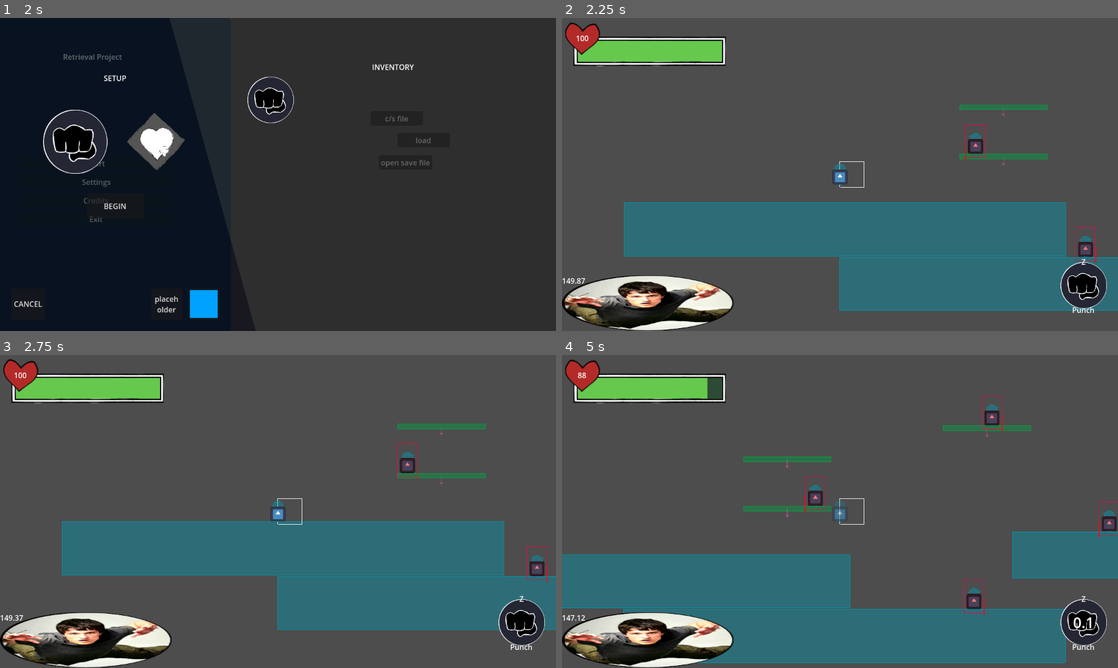
Above: before the commit, frames 1-4 (two rows, left to right).
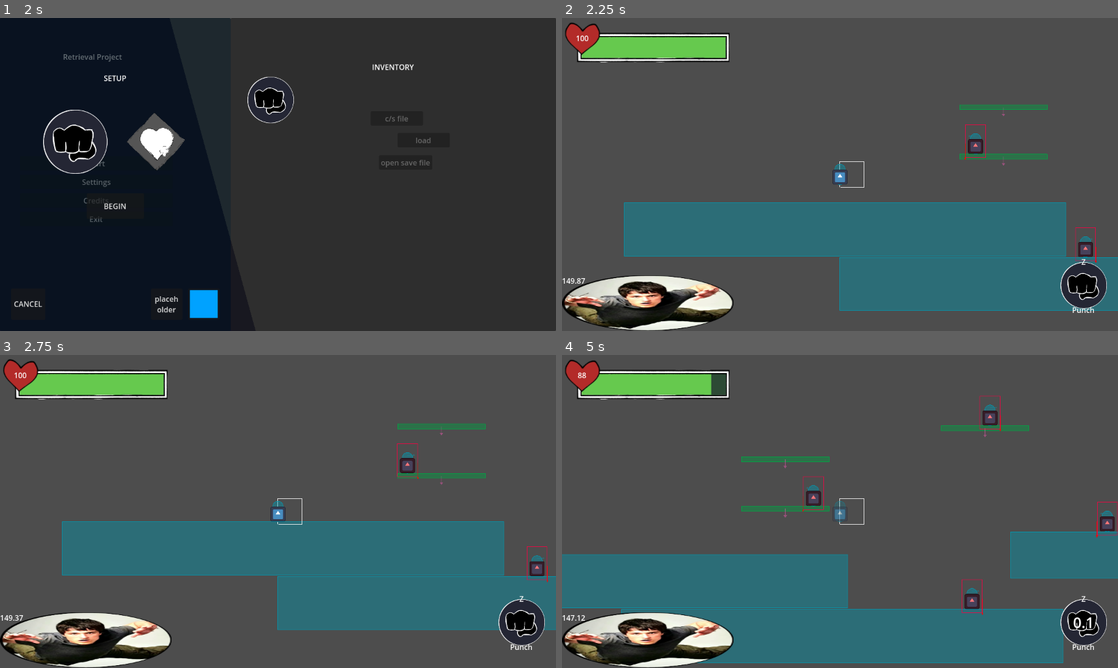
Above: after the commit, the same moments.

Repository: Normai11/gracearena
Game: Godot game, scene res://Scenes/Menus/Main/MainMenu.tscn
The game is run twice, just before and just after one commit, with the same random seed, the same clock (stepped at 60 frames per second) and the same inputs. The engine's default icon, where the game draws it, is replaced by a stand-in: a white triangle on a blue panel in a dark square.
Inputs (mouse positions are in pixels of both pictures, inside the frame that each line leads up to):
- Up to frame 1 (2 s): click "Start" at 0.5 s; click "Start" at 1.25 s
- Up to frame 2 (2.25 s): click "BEGIN" at 2 s
- Up to frame 3 (2.75 s): no input
- Up to frame 4 (5 s): click (1084, 621) at 2.75 s; tap Enter at 3.5 s; move the mouse to (962, 495) at 3.52 s; hold Shift (sprint) 3.53-4.28 s; hold Right (right) from 3.53 s (still down); tap Up (jump) at 3.77, 4.52 s; move the mouse to (728, 527) at 4.27 s; tap Z (primary) at 4.35 s; tap Shift (sprint) at 4.55 s

Frame 1 is identical in both runs. In frame 2, 1.4% of the frame differs, in the area x 2-31%, y 4-16%; in frame 3, 1.4%; in frame 4, 2.3%, in the area x 2-100%, y 4-99%.
Error before the commit: Invalid access to property or key '0' on a base object of type 'Dictionary'. (res://Scripts/Characters/player.gd:87)
Error after the commit: Invalid access to property or key '0' on a base object of type 'Dictionary'. (res://Scripts/Characters/player.gd:90)

Commit message:
new perk + inputButton fix + coyote time
this game is coming along nicely

Diff:
--- a/Scenes/Abilities/Perks/3.tscn
+++ b/Scenes/Abilities/Perks/3.tscn
@@ -5,4 +5,4 @@
 [node name="Shield" type="Node"]
 script = ExtResource("1_qrh5x")
 abilityID = 3
-cooldown = 45.0
+cooldown = 30.0
--- /dev/null
+++ b/Scenes/Abilities/Perks/5.tscn
@@ -0,0 +1,12 @@
+[gd_scene load_steps=2 format=3 uid="uid://4cup6y7e506h"]
+
+[ext_resource type="Script" uid="uid://bkd5tx18a4v1n" path="res://Scripts/Abilities/Perks/perkPanic.gd" id="1_r53xg"]
+
+[node name="PanicAttack" type="Node"]
+script = ExtResource("1_r53xg")
+boostAmt = 225.0
+abilityID = 5
+duration = 2.0
+
+[node name="durTimer" type="Timer" parent="."]
+one_shot = true
--- a/Scenes/Menus/inGame/playerGUI.tscn
+++ b/Scenes/Menus/inGame/playerGUI.tscn
@@ -83,6 +83,136 @@
 "transitions": PackedFloat32Array(1),
 "update": 0,
 "values": [Color(1, 1, 1, 1)]
+}
+
+[sub_resource type="Animation" id="Animation_e8jls"]
+resource_name = "armorBreak"
+length = 0.25
+step = 0.05
+tracks/0/type = "value"
+tracks/0/imported = false
+tracks/0/enabled = true
+tracks/0/path = NodePath("armorL:self_modulate")
+tracks/0/interp = 1
+tracks/0/loop_wrap = true
+tracks/0/keys = {
+"times": PackedFloat32Array(0, 0.25),
+"transitions": PackedFloat32Array(0.2, 1),
+"update": 0,
+"values": [Color(1, 1, 1, 1), Color(1, 1, 1, 0)]
+}
+tracks/1/type = "value"
+tracks/1/imported = false
+tracks/1/enabled = true
+tracks/1/path = NodePath("armorR:self_modulate")
+tracks/1/interp = 1
+tracks/1/loop_wrap = true
+tracks/1/keys = {
+"times": PackedFloat32Array(0, 0.25),
+"transitions": PackedFloat32Array(0.2, 1),
+"update": 0,
+"values": [Color(1, 1, 1, 1), Color(1, 1, 1, 0)]
+}
+tracks/2/type = "value"
+tracks/2/imported = false
+tracks/2/enabled = true
+tracks/2/path = NodePath("armorL:position")
+tracks/2/interp = 1
+tracks/2/loop_wrap = true
+tracks/2/keys = {
+"times": PackedFloat32Array(0, 0.25),
+"transitions": PackedFloat32Array(0.2, 1),
+"update": 0,
+"values": [Vector2(-5, -3), Vector2(-53, -3)]
+}
+tracks/3/type = "value"
+tracks/3/imported = false
+tracks/3/enabled = true
+tracks/3/path = NodePath("armorR:position")
+tracks/3/interp = 1
+tracks/3/loop_wrap = true
+tracks/3/keys = {
+"times": PackedFloat32Array(0, 0.25),
+"transitions": PackedFloat32Array(0.2, 1),
+"update": 0,
+"values": [Vector2(36, -3), Vector2(84, -3)]
+}
+tracks/4/type = "value"
+tracks/4/imported = false
+tracks/4/enabled = true
+tracks/4/path = NodePath(".:self_modulate")
+tracks/4/interp = 1
+tracks/4/loop_wrap = true
+tracks/4/keys = {
+"times": PackedFloat32Array(0, 0.6),
+"transitions": PackedFloat32Array(3.86374, 1),
+"update": 0,
+"values": [Color(1, 1, 1, 1), Color(1, 1, 1, 1)]
+}
+
+[sub_resource type="Animation" id="Animation_avm3h"]
+resource_name = "armorForm"
+length = 0.5
+step = 0.05
+tracks/0/type = "value"
+tracks/0/imported = false
+tracks/0/enabled = true
+tracks/0/path = NodePath("armorL:position")
+tracks/0/interp = 1
+tracks/0/loop_wrap = true
+tracks/0/keys = {
+"times": PackedFloat32Array(0, 0.5),
+"transitions": PackedFloat32Array(0.2, 1),
+"update": 0,
+"values": [Vector2(-53, -3), Vector2(-5, -3)]
+}
+tracks/1/type = "value"
+tracks/1/imported = false
+tracks/1/enabled = true
+tracks/1/path = NodePath("armorR:position")
+tracks/1/interp = 1
+tracks/1/loop_wrap = true
+tracks/1/keys = {
+"times": PackedFloat32Array(0, 0.5),
+"transitions": PackedFloat32Array(0.2, 1),
+"update": 0,
+"values": [Vector2(84, -3), Vector2(36, -3)]
+}
+tracks/2/type = "value"
+tracks/2/imported = false
+tracks/2/enabled = true
+tracks/2/path = NodePath("armorL:self_modulate")
+tracks/2/interp = 1
+tracks/2/loop_wrap = true
+tracks/2/keys = {
+"times": PackedFloat32Array(0, 0.2),
+"transitions": PackedFloat32Array(0.5, 1),
+"update": 0,
+"values": [Color(1, 1, 1, 0), Color(1, 1, 1, 1)]
+}
+tracks/3/type = "value"
+tracks/3/imported = false
+tracks/3/enabled = true
+tracks/3/path = NodePath("armorR:self_modulate")
+tracks/3/interp = 1
+tracks/3/loop_wrap = true
+tracks/3/keys = {
+"times": PackedFloat32Array(0, 0.2),
+"transitions": PackedFloat32Array(0.5, 1),
+"update": 0,
+"values": [Color(1, 1, 1, 0), Color(1, 1, 1, 1)]
+}
+tracks/4/type = "value"
+tracks/4/imported = false
+tracks/4/enabled = true
+tracks/4/path = NodePath(".:self_modulate")
+tracks/4/interp = 1
+tracks/4/loop_wrap = true
+tracks/4/keys = {
+"times": PackedFloat32Array(0, 0.3),
+"transitions": PackedFloat32Array(5.09824, 1),
+"update": 0,
+"values": [Color(1, 1, 1, 1), Color(1, 1, 1, 0)]
 }
 
 [sub_resource type="Animation" id="Animation_6l8oc"]
@@ -100,136 +230,6 @@
 "transitions": PackedFloat32Array(0.5, -2, 2, 0.5),
 "update": 0,
 "values": [0.0, 0.0872665, -0.0872665, 0.0]
-}
-
-[sub_resource type="Animation" id="Animation_avm3h"]
-resource_name = "armorForm"
-length = 0.5
-step = 0.05
-tracks/0/type = "value"
-tracks/0/imported = false
-tracks/0/enabled = true
-tracks/0/path = NodePath("armorL:position")
-tracks/0/interp = 1
-tracks/0/loop_wrap = true
-tracks/0/keys = {
-"times": PackedFloat32Array(0, 0.5),
-"transitions": PackedFloat32Array(0.2, 1),
-"update": 0,
-"values": [Vector2(-53, -3), Vector2(-5, -3)]
-}
-tracks/1/type = "value"
-tracks/1/imported = false
-tracks/1/enabled = true
-tracks/1/path = NodePath("armorR:position")
-tracks/1/interp = 1
-tracks/1/loop_wrap = true
-tracks/1/keys = {
-"times": PackedFloat32Array(0, 0.5),
-"transitions": PackedFloat32Array(0.2, 1),
-"update": 0,
-"values": [Vector2(84, -3), Vector2(36, -3)]
-}
-tracks/2/type = "value"
-tracks/2/imported = false
-tracks/2/enabled = true
-tracks/2/path = NodePath("armorL:self_modulate")
-tracks/2/interp = 1
-tracks/2/loop_wrap = true
-tracks/2/keys = {
-"times": PackedFloat32Array(0, 0.2),
-"transitions": PackedFloat32Array(0.5, 1),
-"update": 0,
-"values": [Color(1, 1, 1, 0), Color(1, 1, 1, 1)]
-}
-tracks/3/type = "value"
-tracks/3/imported = false
-tracks/3/enabled = true
-tracks/3/path = NodePath("armorR:self_modulate")
-tracks/3/interp = 1
-tracks/3/loop_wrap = true
-tracks/3/keys = {
-"times": PackedFloat32Array(0, 0.2),
-"transitions": PackedFloat32Array(0.5, 1),
-"update": 0,
-"values": [Color(1, 1, 1, 0), Color(1, 1, 1, 1)]
-}
-tracks/4/type = "value"
-tracks/4/imported = false
-tracks/4/enabled = true
-tracks/4/path = NodePath(".:self_modulate")
-tracks/4/interp = 1
-tracks/4/loop_wrap = true
-tracks/4/keys = {
-"times": PackedFloat32Array(0, 0.3),
-"transitions": PackedFloat32Array(5.09824, 1),
-"update": 0,
-"values": [Color(1, 1, 1, 1), Color(1, 1, 1, 0)]
-}
-
-[sub_resource type="Animation" id="Animation_e8jls"]
-resource_name = "armorBreak"
-length = 0.3
-step = 0.05
-tracks/0/type = "value"
-tracks/0/imported = false
-tracks/0/enabled = true
-tracks/0/path = NodePath("armorL:self_modulate")
-tracks/0/interp = 1
-tracks/0/loop_wrap = true
-tracks/0/keys = {
-"times": PackedFloat32Array(0, 0.25),
-"transitions": PackedFloat32Array(0.2, 1),
-"update": 0,
-"values": [Color(1, 1, 1, 1), Color(1, 1, 1, 0)]
-}
-tracks/1/type = "value"
-tracks/1/imported = false
-tracks/1/enabled = true
-tracks/1/path = NodePath("armorR:self_modulate")
-tracks/1/interp = 1
-tracks/1/loop_wrap = true
-tracks/1/keys = {
-"times": PackedFloat32Array(0, 0.25),
-"transitions": PackedFloat32Array(0.2, 1),
-"update": 0,
-"values": [Color(1, 1, 1, 1), Color(1, 1, 1, 0)]
-}
-tracks/2/type = "value"
-tracks/2/imported = false
-tracks/2/enabled = true
-tracks/2/path = NodePath("armorL:position")
-tracks/2/interp = 1
-tracks/2/loop_wrap = true
-tracks/2/keys = {
-"times": PackedFloat32Array(0, 0.25),
-"transitions": PackedFloat32Array(0.2, 1),
-"update": 0,
-"values": [Vector2(-5, -3), Vector2(-53, -3)]
-}
-tracks/3/type = "value"
-tracks/3/imported = false
-tracks/3/enabled = true
-tracks/3/path = NodePath("armorR:position")
-tracks/3/interp = 1
-tracks/3/loop_wrap = true
-tracks/3/keys = {
-"times": PackedFloat32Array(0, 0.25),
-"transitions": PackedFloat32Array(0.2, 1),
-"update": 0,
-"values": [Vector2(36, -3), Vector2(84, -3)]
-}
-tracks/4/type = "value"
-tracks/4/imported = false
-tracks/4/enabled = true
-tracks/4/path = NodePath(".:self_modulate")
-tracks/4/interp = 1
-tracks/4/loop_wrap = true
-tracks/4/keys = {
-"times": PackedFloat32Array(0, 0.6),
-"transitions": PackedFloat32Array(3.86374, 1),
-"update": 0,
-"values": [Color(1, 1, 1, 1), Color(1, 1, 1, 1)]
 }
 
 [sub_resource type="AnimationLibrary" id="AnimationLibrary_7nmy6"]
@@ -286,10 +286,10 @@
 
 [node name="Healthbar" type="TextureProgressBar" parent="HUDparent"]
 layout_mode = 0
-offset_left = 24.0
-offset_top = 40.0
-offset_right = 354.0
-offset_bottom = 104.0
+offset_left = 32.0
+offset_top = 32.0
+offset_right = 362.0
+offset_bottom = 96.0
 value = 50.0
 nine_patch_stretch = true
 texture_under = ExtResource("2_6g1vl")
@@ -304,10 +304,10 @@
 anchor_top = 0.5
 anchor_right = 0.5
 anchor_bottom = 0.5
-offset_left = -185.0
-offset_top = -68.0
-offset_right = -105.0
-offset_bottom = 12.0
+offset_left = -193.0
+offset_top = -60.0
+offset_right = -113.0
+offset_bottom = 20.0
 grow_horizontal = 2
 grow_vertical = 2
 text = "100"
@@ -316,10 +316,10 @@
 
 [node name="Display" type="TextureRect" parent="HUDparent/Healthbar"]
 layout_mode = 0
-offset_left = -20.0
-offset_top = -36.0
-offset_right = 60.0
-offset_bottom = 44.0
+offset_left = -28.0
+offset_top = -28.0
+offset_right = 52.0
+offset_bottom = 52.0
 pivot_offset = Vector2(40, 40)
 texture = ExtResource("5_6l8oc")
 expand_mode = 1
@@ -327,9 +327,9 @@
 [node name="armorL" type="TextureRect" parent="HUDparent/Healthbar/Display"]
 self_modulate = Color(1, 1, 1, 0)
 layout_mode = 0
-offset_left = -5.0
+offset_left = -53.0
 offset_top = -3.0
-offset_right = 44.0
+offset_right = -4.0
 offset_bottom = 80.0
 texture = ExtResource("7_tnhqr")
 expand_mode = 1
@@ -337,9 +337,9 @@
 [node name="armorR" type="TextureRect" parent="HUDparent/Healthbar/Display"]
 self_modulate = Color(1, 1, 1, 0)
 layout_mode = 0
-offset_left = 36.0
+offset_left = 84.0
 offset_top = -3.0
-offset_right = 85.0
+offset_right = 133.0
 offset_bottom = 80.0
 texture = ExtResource("8_5g412")
 expand_mode = 1
--- /dev/null
+++ b/Scripts/Abilities/Perks/perkPanic.gd
@@ -0,0 +1,17 @@
+extends abilityTemp
+
+@export var boostAmt : float ## ADDS ONTO CURRENT PLAYER SPEED!!!!!!
+var defaultPlayerSpeed : float
+
+func _ready() -> void:
+	$durTimer.wait_time = duration
+	defaultPlayerSpeed = player.move_speed
+
+func _ability_activate():
+	$durTimer.start()
+
+func _process(delta: float) -> void:
+	if $durTimer.time_left > 0:
+		player.move_speed = (defaultPlayerSpeed + boostAmt)
+	else:
+		player.move_speed = defaultPlayerSpeed
--- a/Scripts/Abilities/Perks/perkShield.gd
+++ b/Scripts/Abilities/Perks/perkShield.gd
@@ -1,10 +1,17 @@
 extends abilityTemp
 
+var animTween : Tween
+
 func formShield() -> void:
+	animTween = get_tree().create_tween()
+	animTween.set_ease(Tween.EASE_OUT)
+	animTween.set_trans(Tween.TRANS_EXPO)
 	player.guiScene.shield_anim(true)
+
+	animTween.tween_property(player.guiScene.healthBar.get_child(1), "rotation_degrees", 0, 0.5)
 
 func _ability_activate():
 	abDisplay._start_cooldown(cooldown)
-	player.iFrames = player.iFrameMax * 2
+	player.iFrames = player.iFrameMax * 2.5
 	player.guiScene.update_health()
 	player.guiScene.shield_anim(false)
--- a/Scripts/Abilities/abDash.gd
+++ b/Scripts/Abilities/abDash.gd
@@ -25,7 +25,7 @@
 
 func _physics_process(_delta: float) -> void:
 	if timer.time_left > 0:
-		player.iFrames = 2
+		player.iFrames += 1
 		player.velocity.x = player.direction * dashSpeed
 		player.velocity.y = 0
 		player.move_and_slide()
--- a/Scripts/Characters/player.gd
+++ b/Scripts/Characters/player.gd
@@ -11,9 +11,12 @@
 var stunDir : int = -1
 var stunDist : float = 0.0
 @export var move_speed : float = 350.0
+@export var sprintAdditive : float = 200.0
 @export var jump_force : float = 725.0
 @export var drop_force : float = 425.0
 @export var gravity_cap : float = 1500.0
+@export var coyoteFrames : int = 6
+var coyoteframe : int
 
 @export_category("Attributes")
 @export var maxJumps : int = 1
@@ -134,7 +137,7 @@
 	var movement = moveNode.get_movement_input()
 	var speed : float = move_speed
 	if moveNode.get_sprint():
-		speed = move_speed * 1.55
+		speed = move_speed + sprintAdditive
 	if moveType != 2 && moveType != 1 && moveType != 5:
 		if !movement == 0:
 			direction = movement
@@ -147,9 +150,11 @@
 	# jump input
 	if is_on_floor():
 		stunned = false
+		coyoteframe = 0
 		curJumps = 0
 	else:
-		if curJumps == 0:
+		coyoteframe += 1
+		if curJumps == 0 && coyoteframe >= coyoteFrames:
 			curJumps += 1
 	if moveNode.get_jump(true) && !stunned:
 		if not curJumps >= (maxJumps + extraJumps):
@@ -189,6 +194,8 @@
 		if !target._check_cooldown():
 			trigger_ability(3)
 			return
+	if passives.has(5):
+		trigger_ability(5)
 	iFrames = iFrameMax
 	health -= amt
 	guiScene.update_health()
--- a/Scripts/Menus/Main/setupMenu.gd
+++ b/Scripts/Menus/Main/setupMenu.gd
@@ -89,7 +89,7 @@
 	if FileAccess.file_exists(texturePath):
 		buttonAb1.get_child(0).texture = load(texturePath)
 	else:
-		buttonAb0.get_child(0).texture = load("res://Sprites/Abilities/holderOfPlaces.png")
+		buttonAb1.get_child(0).texture = load("res://Sprites/Abilities/holderOfPlaces.png")
 
 func _focused_0() -> void:
 	buttonAb0.get_child(1).play("hovering")
--- a/Scripts/dataStore.gd
+++ b/Scripts/dataStore.gd
@@ -23,6 +23,7 @@
 	"2" : "res://Scenes/Abilities/Perks/2.tscn",
 	"3" : "res://Scenes/Abilities/Perks/3.tscn",
 	"4" : "res://Scenes/Abilities/Perks/4.tscn",
+	"5" : "res://Scenes/Abilities/Perks/5.tscn",
 	"100" : "res://Scenes/Abilities/100.tscn",
 	"101" : "res://Scenes/Abilities/101.tscn",
 	"102" : "res://Scenes/Abilities/102.tscn",
Not shown, added: Scripts/Abilities/Perks/perkPanic.gd.uid
